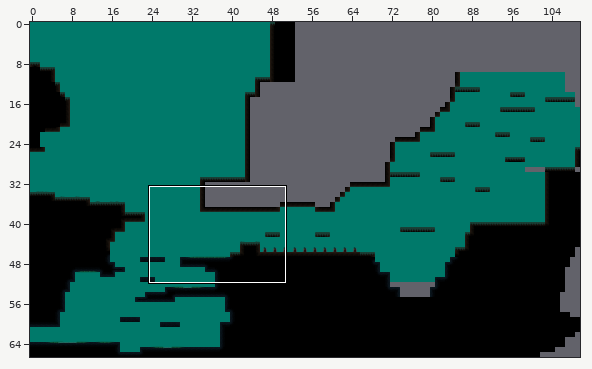
Tiled map: Output/Assets/Maps/Map21.tmx. The first picture is a wide view before the edit; the outline marks the close-up.
Close-up. Before the edit:
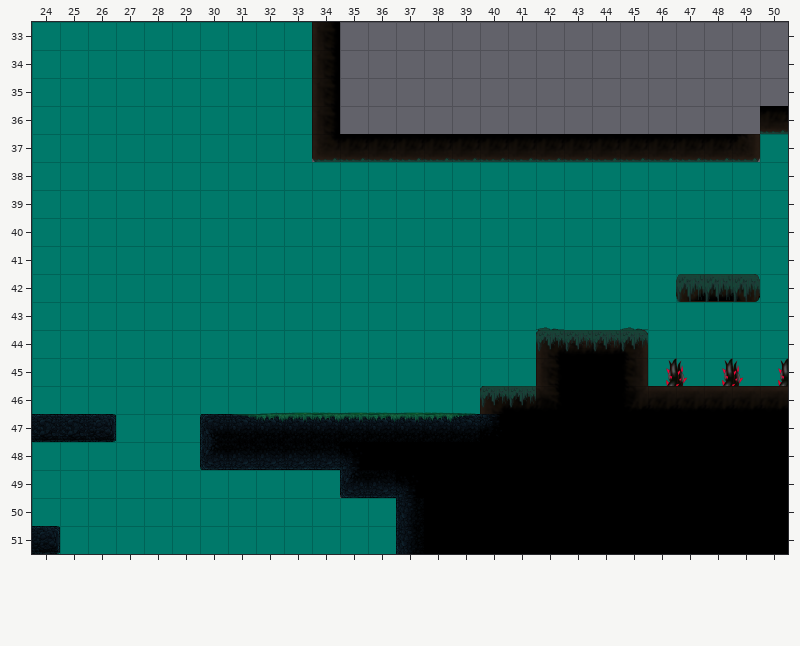
Cells are 64x64 px. Shown: x 24..50, y 33..51. The commit also changed other parts of the map, which this record leaves out.
New version:
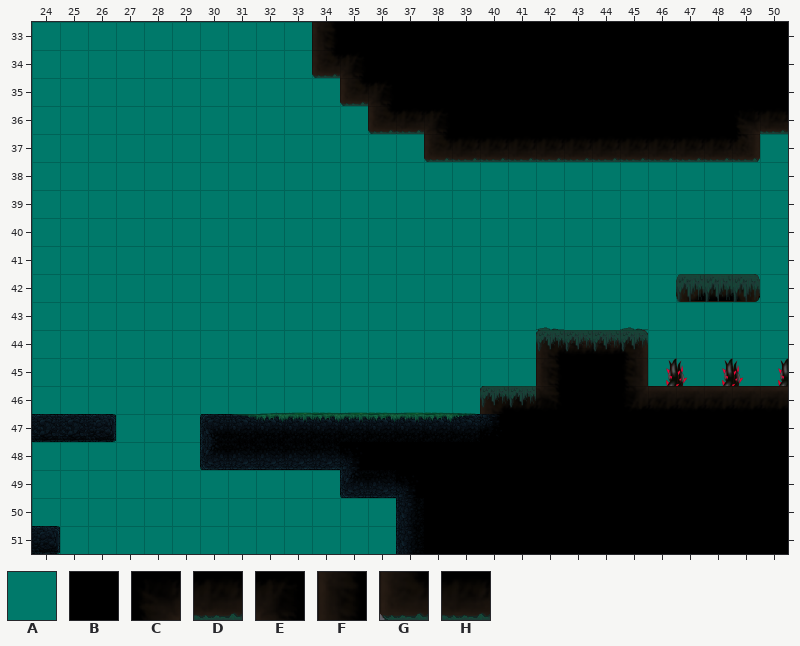
Key: from "Mangrove_background": A 2; from "tiles_cave": B 11; from "tiles_manglar": C 11, D 12, E 13, F 25, G 35, H 36.
_ is an empty cell.
Diff:
Layer "Background":
There is now tile A in row 33 at x 35 to 41; in rows 34 to 35 at x 34 to 43; in row 36 at x 34 to 43 and 46 to 49; in row 37 at x 34 to 38.
Layer "Platforms":
There is now tile B in row 33 at x 35 to 50; in row 34 at x 36 to 50; in row 35 at x 37 to 50; in row 36 at x 39 to 48.
There is now tile C in row 36 at x 49.
There is now tile D in row 36 at x 37.
There is now tile E in row 34 at x 35; in row 35 at x 36; in row 36 at x 38.
The edit turns tile F into tile G in row 34 at x 34.
The edit turns tile H into tile G in row 37 at x 38.
There is now tile G in row 35 at x 35; in row 36 at x 36.
Tile F is removed in rows 35 to 36 at x 34.
Tile G is removed in row 37 at x 34.
Tile H is removed in row 37 at x 35 to 37.
